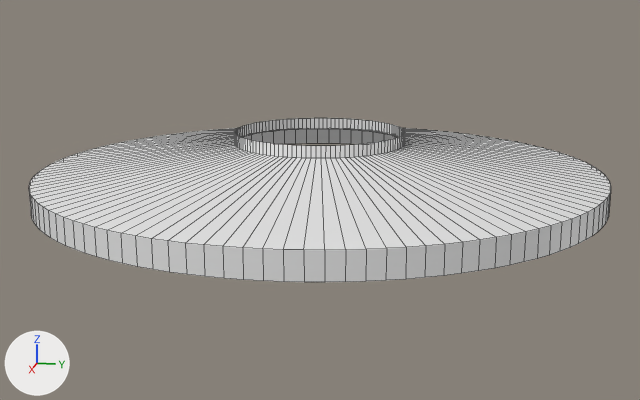
The FBX model Assets/Project/Art/Models/LevelPreset2.fbx: old version first, new version second.
Rendered twice from a 50 mm camera at (46.2, 9.2, 10.6) aimed at (0.5, 0.1, -0.9). Every picture has the same lights, and +X, +Y and +Z are marked at lower left. Mesh edges are drawn as thin lines.

Names of what the first picture shows: 'LevelPreset2'.
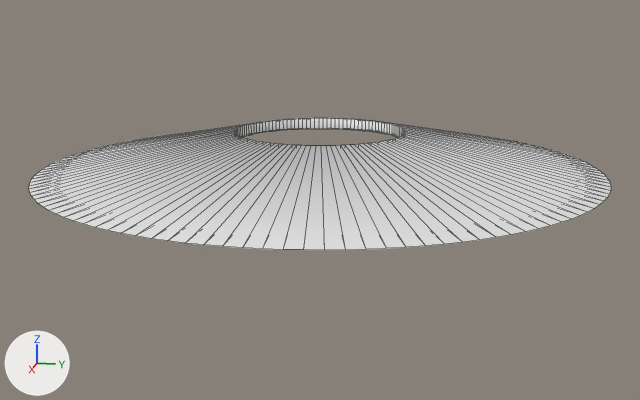
What changed in the scene script:
```text
Change me_levelpreset2:
    used by ob_levelpreset2; location = (0.0, 0.0, 0.0)
    remove me_levelpreset2.from_pydata(...)  # 480 vertices, 360 faces; spans x -15.0..15.0, y -15.0..15.0, z -0.5..2.8
    add me_levelpreset2.from_pydata(...)  # 360 vertices, 360 faces; spans x -15.0..15.0, y -15.0..15.0, z 0.8..2.8
    me_levelpreset2 part 1
    120 vertices are removed from x -15.0..15.0, y -15.0..15.0, z -0.5
    120 faces are deleted
    120 new faces join them
```

What differs and where, as boxes (x1, y1, x2, y2) in the pictures (640 x 400 px; the box of a moved part takes in the faces that stretch with it):
'LevelPreset2', reshaped (19% shorter)
    before: (29, 118, 611, 282)
    after: (29, 118, 611, 250)
part 1 of me_levelpreset2, moved or reshaped
    before: (29, 129, 611, 282)
    after: (29, 122, 611, 250)
